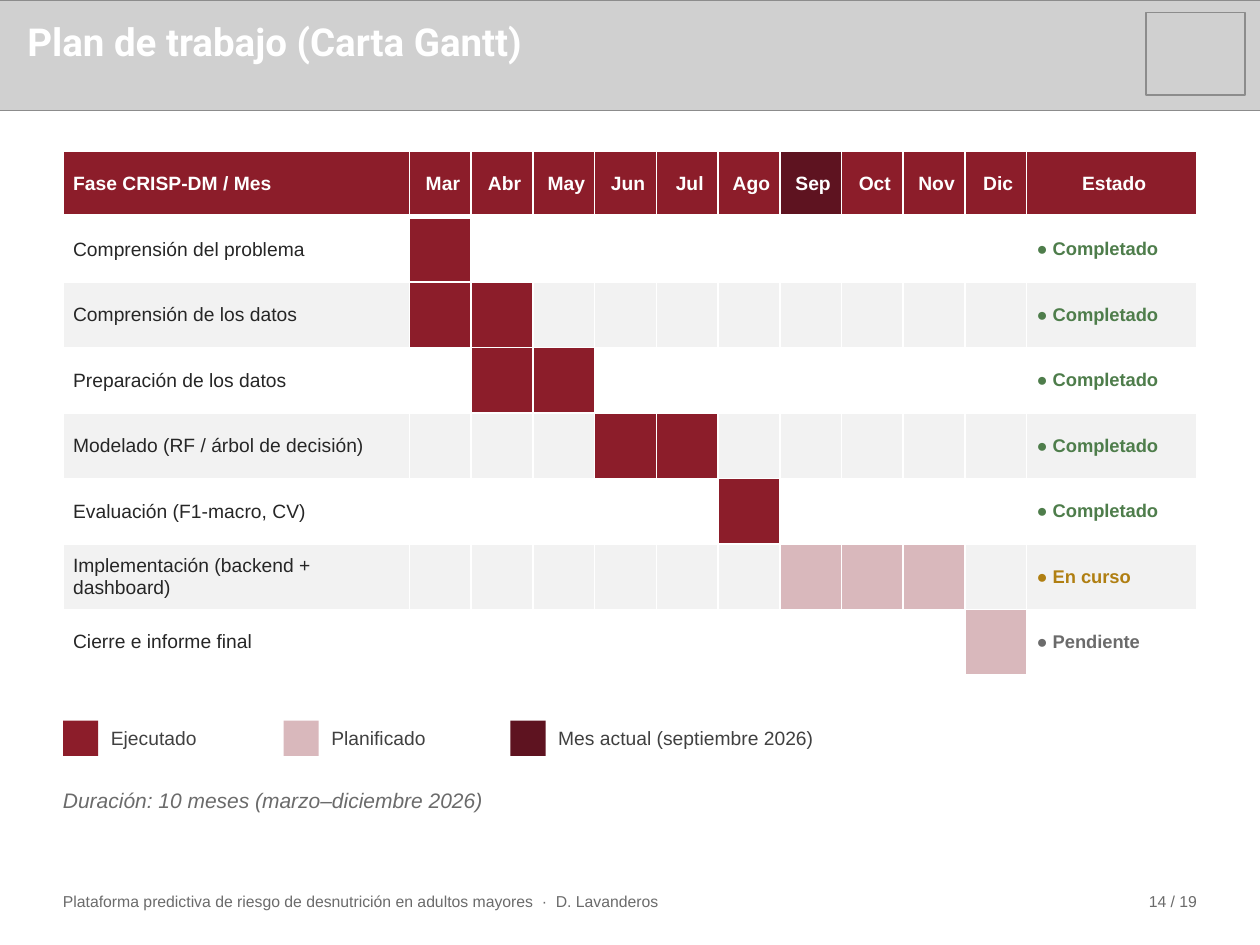
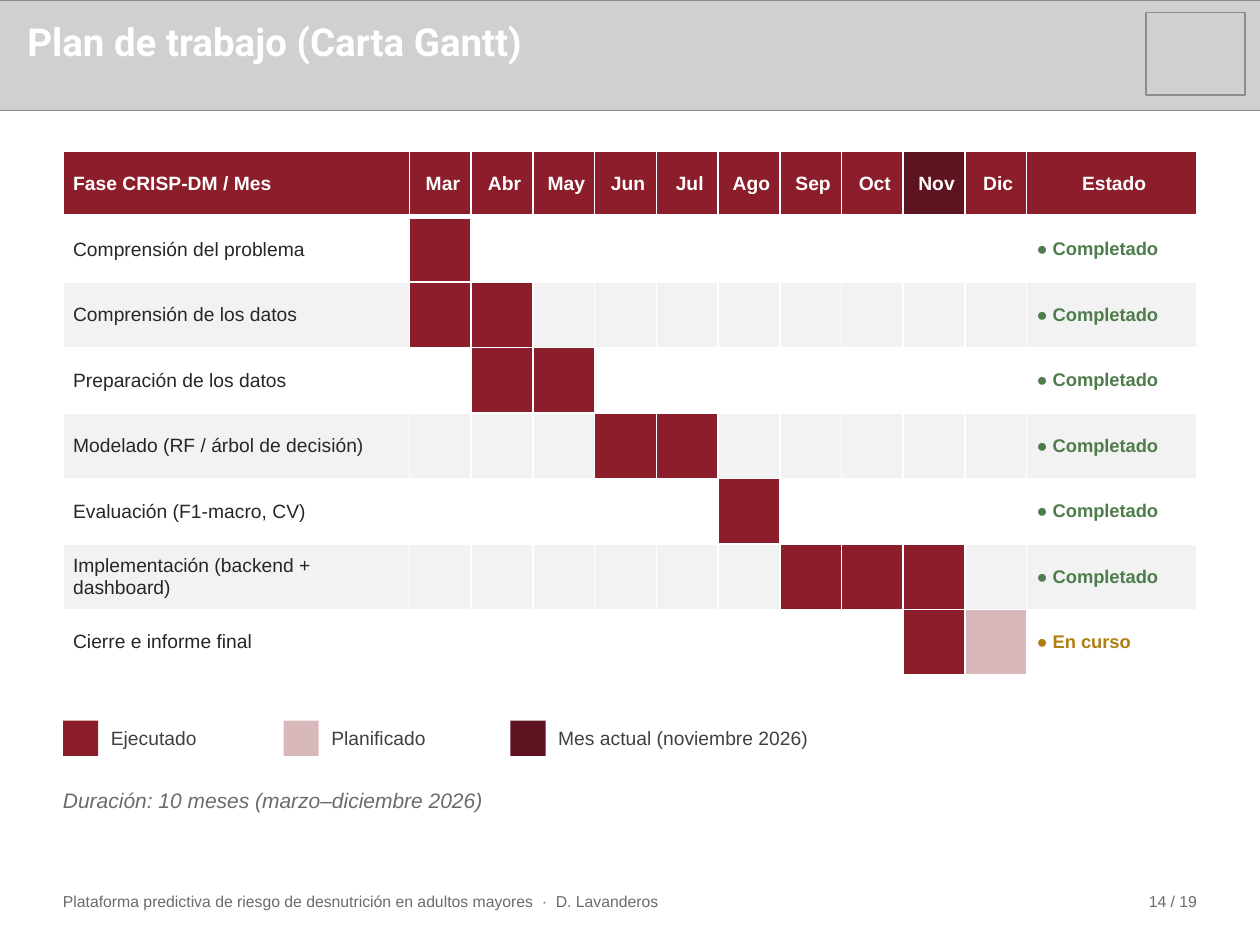
Before and after one commit to DanielleDLR/nutricionar-tesis, a slide deck: slide 14 of Documentos/Presentación/Anexo12_Formato-PPT_Nutricionar_v9.pptx. Drawn at 1260x945 pixels with LibreOffice and Linux fonts; fonts in the diff are those of the drawing; grey boxes stand for pictures. Boxes give left, top, right and bottom in pixels: in the first picture for what was removed or moved away, otherwise in the second. Text is boxed around its words. In the diff, an @@ line names an element or a change of style, - is before the commit and + after.

```diff
--- a/Documentos/Presentación/Anexo12_Formato-PPT_Nutricionar_v9.pptx
+++ b/Documentos/Presentación/Anexo12_Formato-PPT_Nutricionar_v9.pptx
@@ table at (x1=63, y1=151, x2=1197, y2=675) @@
-row 7, column 12: ● En curso
+row 7, column 12: ● Completado
-row 8, column 12: ● Pendiente
+row 8, column 12: ● En curso
@@ fill #5E1320 to #8C1D2A in row 1, column 8 @@
@@ fill #8C1D2A to #5E1320 in row 1, column 10 @@
@@ fill #D9B8BC to #8C1D2A in 3 cells @@
@@ fill #FFFFFF to #8C1D2A in row 8, column 10 @@
@@ text at (x1=558, y1=731, x2=807, y2=749): text changed @@
-Mes actual (septiembre 2026)
+Mes actual (noviembre 2026)
```
Also in this commit, not shown: 5 other files.
